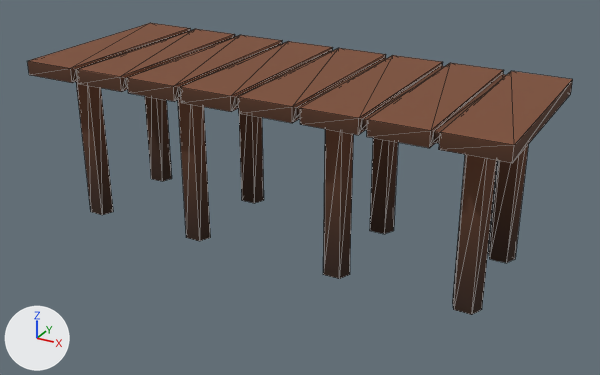
The FBX model Assets/Model/Bridge.fbx: old version first, new version second.
The view is the same before and after, from a 50 mm lens placed at (2.35, -4.15, 2.4), pointed at (0.09, -0.04, 0.34). Lighting does not change. The marker at lower left points along +X, +Y and +Z. Mesh edges are drawn as thin lines. Where no turn or scale is listed for an object, it has been applied to the vertices.

The first picture shows 'Bridge'.
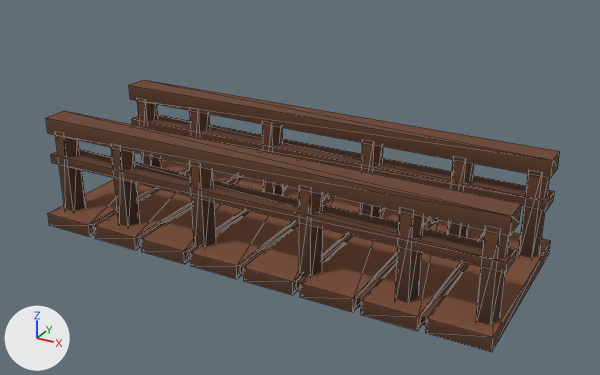
Where the change shows, as pixel boxes (x1, y1, x2, y2) in the pictures (600 x 375 px; the box of a moved part takes in the faces that stretch with it):
'Bridge', reshaped (7% shorter): before (27, 23, 573, 315); after (46, 80, 560, 352)
part 1 of me_cube_016, moved or reshaped: before (27, 23, 573, 163); after (48, 158, 551, 352)
part 2 of me_cube_016, moved or reshaped: before (145, 96, 172, 181); after (189, 111, 210, 131)
part 3 of me_cube_016, moved or reshaped: before (239, 113, 264, 203); after (262, 124, 283, 195)
part 4 of me_cube_016, moved or reshaped: before (323, 129, 353, 279); after (299, 189, 323, 278)
part 5 of me_cube_016, moved or reshaped: before (488, 144, 529, 263); after (447, 160, 473, 237)
part 6 of me_cube_016, moved or reshaped: before (453, 155, 497, 315); after (395, 212, 424, 303)
part 7 of me_cube_016, added (brown): after (46, 111, 521, 236)
part 8 of me_cube_016, moved or reshaped: before (370, 138, 398, 234); after (519, 174, 549, 258)
part 9 of me_cube_016, moved or reshaped: before (178, 99, 210, 241); after (476, 230, 509, 325)
part 10 of me_cube_016, moved or reshaped: before (76, 81, 113, 215); after (55, 135, 86, 211)
part 11 of me_cube_016, added (brown): after (129, 80, 560, 178)
part 12 of me_cube_016, added (brown): after (51, 149, 516, 273)
part 13 of me_cube_016, added (brown): after (132, 115, 555, 211)
part 14 of me_cube_016, added (brown): after (111, 101, 383, 248)

What the commit changed:
me_cube_016 is used by ob_bridge; location (0.0, 0.0, 0.0).
me_cube_016 had 200 vertices, 316 faces and spanned x -1.5..1.5, y -0.6..0.6, z 0.01..1.07.
me_cube_016 now has 272 vertices, 404 faces and spans x -1.51..1.51, y -0.6..0.6, z -0.05..0.67.
me_cube_016 part 1: the loose piece of 120 vertices spanning x -1.5..1.5, y -0.6..0.6, z 0.98..1.07 is moved by (0.0, 0.0, -1.03).
me_cube_016 part 2: the loose piece of 10 vertices spanning x -1.35..-1.18, y 0.25..0.37, z 0.01..1.02 is scaled about the mesh origin by (0.755, 1.26, 0.578).
me_cube_016 part 3: the loose piece of 10 vertices spanning x -0.56..-0.4, y 0.25..0.37, z 0.01..1.02 is scaled about the mesh origin by (0.755, 1.26, 0.578).
me_cube_016 part 4: the loose piece of 10 vertices spanning x 0.41..0.57, y -0.4..-0.28, z 0.01..1.02 is scaled about the mesh origin by (0.755, 1.26, 0.578).
me_cube_016 part 5: the loose piece of 10 vertices spanning x 1.2..1.36, y 0.25..0.37, z 0.01..1.02 is scaled about the mesh origin by (0.755, 1.26, 0.578).
me_cube_016 part 6: the loose piece of 10 vertices spanning x 1.2..1.36, y -0.4..-0.28, z 0.01..1.02 is scaled about the mesh origin by (0.755, 1.26, 0.578).
me_cube_016 part 7: a new loose piece, a box spanning x -1.51..1.51, y -0.51..-0.34, z 0.57..0.67, in mat_material_001 (picture img_texture_atlas_png).
me_cube_016 part 8: the loose piece of 10 vertices spanning x 0.41..0.57, y 0.25..0.37, z 0.01..1.02 is scaled about its middle by (0.755, 1.26, 0.578), then moved by (0.92, 0.09, -0.22).
me_cube_016 part 9: the loose piece of 10 vertices spanning x -0.56..-0.4, y -0.4..-0.28, z 0.01..1.02 is scaled about its middle by (0.755, 1.26, 0.578), then moved by (1.9, -0.08, -0.22).
me_cube_016 part 10: the loose piece of 10 vertices spanning x -1.35..-1.18, y -0.4..-0.28, z 0.01..1.02 is scaled about its middle by (0.755, 1.26, 0.578), then moved by (-0.15, -0.08, -0.22).
me_cube_016 part 11: a new loose piece, a box spanning x -1.51..1.51, y 0.31..0.48, z 0.57..0.67, in mat_material_001 (picture img_texture_atlas_png).
me_cube_016 part 12: a new loose piece, a box spanning x -1.507..1.507, y -0.506..-0.343, z 0.361..0.42, in mat_material_001 (picture img_texture_atlas_png).
me_cube_016 part 13: a new loose piece, a box spanning x -1.507..1.507, y 0.314..0.477, z 0.361..0.42, in mat_material_001 (picture img_texture_atlas_png).
Part 14, on me_cube_016:
20 vertices are added at x -1.47..0.44, y -0.5..0.47, z 0.0.
20 new vertices lie (0.0, 0.0, 0.59) away from vertices in x -1.47..0.44, y -0.5..0.47, z 0.0.
40 new faces join them.
